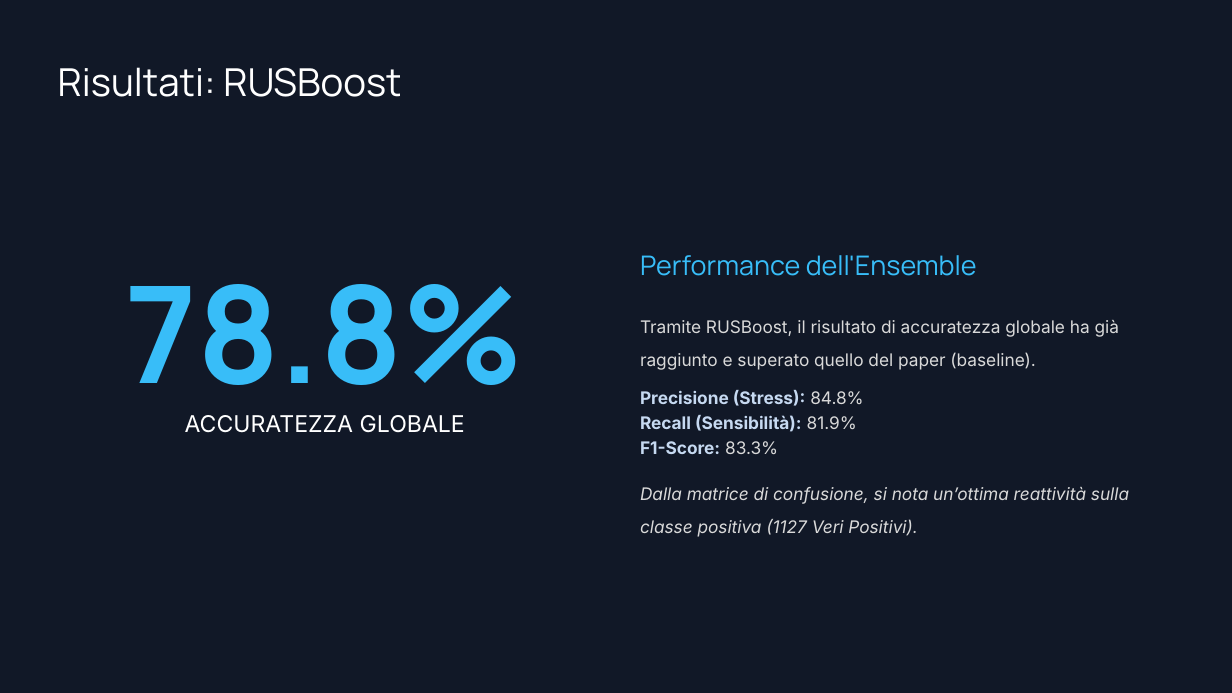
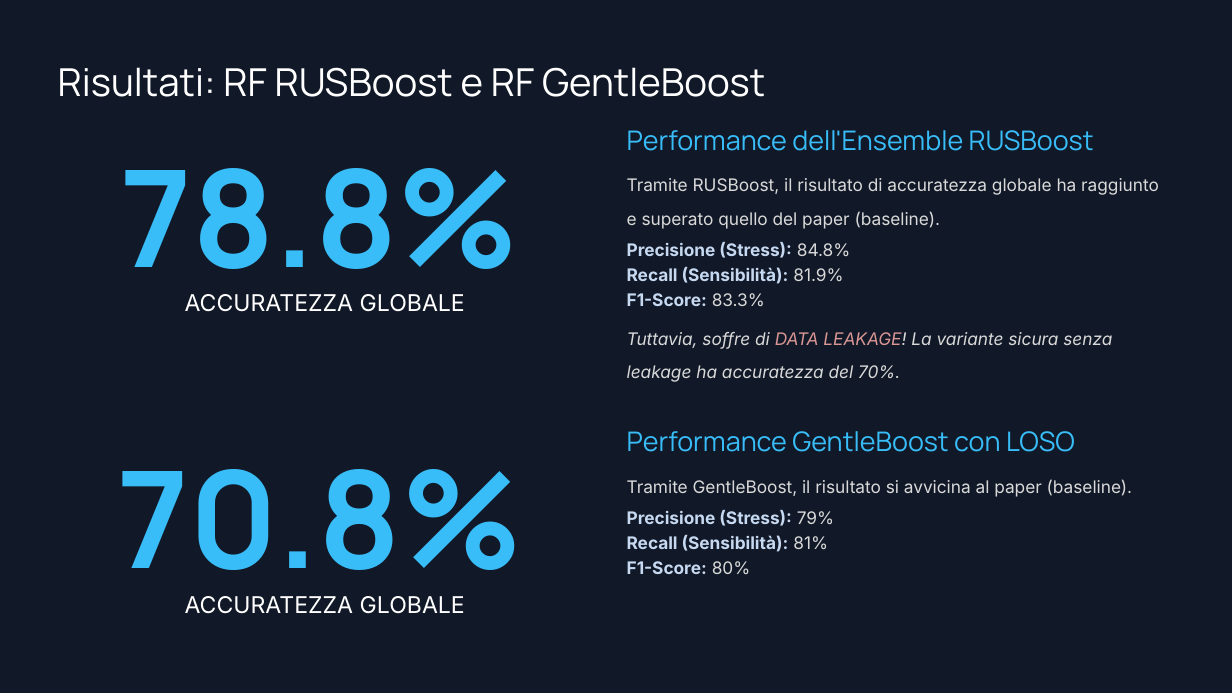
Before and after one commit to GABRYCA/ml-stress-rest, a slide deck: slide 11 of Progetto Interfacce Uomo-Macchina.pptx. Drawn at 1232x693 pixels with LibreOffice and Linux fonts; fonts in the diff are those of the drawing; background and template pictures are left out. Boxes give left, top, right and bottom in pixels: in the first picture for what was removed or moved away, otherwise in the second. Text is boxed around its words. In the diff, an @@ line names an element or a change of style, - is before the commit and + after.

```diff
--- a/Progetto Interfacce Uomo-Macchina.pptx
+++ b/Progetto Interfacce Uomo-Macchina.pptx
@@ text at [58, 67, 765, 97]: text changed @@
-Risultati: RUSBoost
+Risultati: RF RUSBoost e RF GentleBoost
@@ text "78.8%": place and size @@
-text "78.8%" at [125, 284, 524, 418]
+text "78.8%" at [120, 168, 519, 301]
@@ text at [627, 130, 1094, 151]: text changed @@
-Performance dell'Ensemble
+Performance dell'Ensemble RUSBoost
@@ text at [627, 178, 1159, 229]: text changed @@
-Tramite RUSBoost, il risultato di accuratezza globale ha già raggiunto e superato quello del paper (baseline).
+Tramite RUSBoost, il risultato di accuratezza globale ha raggiunto e superato quello del paper (baseline).
@@ text "Precisione (Stress): 84.8% Recall (Sensibilità): ...": place and size @@
-text "Precisione (Stress): 84.8% Recall (Sensibilità): ..." at [640, 390, 863, 454]
+text "Precisione (Stress): 84.8% Recall (Sensibilità): ..." at [627, 242, 850, 306]
@@ text "ACCURATEZZA GLOBALE": place and size @@
-text "ACCURATEZZA GLOBALE" at [185, 415, 465, 433]
+text "ACCURATEZZA GLOBALE" at [185, 294, 465, 312]
@@ text at [627, 332, 1112, 382]: text changed @@
-Dalla matrice di confusione, si nota un’ottima reattività sulla classe positiva (1127 Veri Positivi).
+Tuttavia, soffre di DATA LEAKAGE! La variante sicura senza leakage ha accuratezza del 70%.
@@ text added at [627, 431, 1075, 452], 21 pt, text #38BDF8 @@
+Performance GentleBoost con LOSO
@@ text added at [117, 469, 522, 603], 105 pt, text #38BDF8, bold @@
+70.8%
@@ text added at [627, 479, 1132, 497], 13.5 pt, text #D9D9D9 @@
+Tramite GentleBoost, il risultato si avvicina al paper (baseline).
@@ text added at [627, 510, 834, 574], 13.5 pt, text #C6D9F1, bold @@
+Precisione (Stress): 79%
+Recall (Sensibilità): 81%
+F1-Score: 80%
@@ text added at [185, 596, 465, 614], 18 pt, text #FFFFFF @@
+ACCURATEZZA GLOBALE
```
Also in this commit, not shown: 11 other slides changed, 1 other file.
